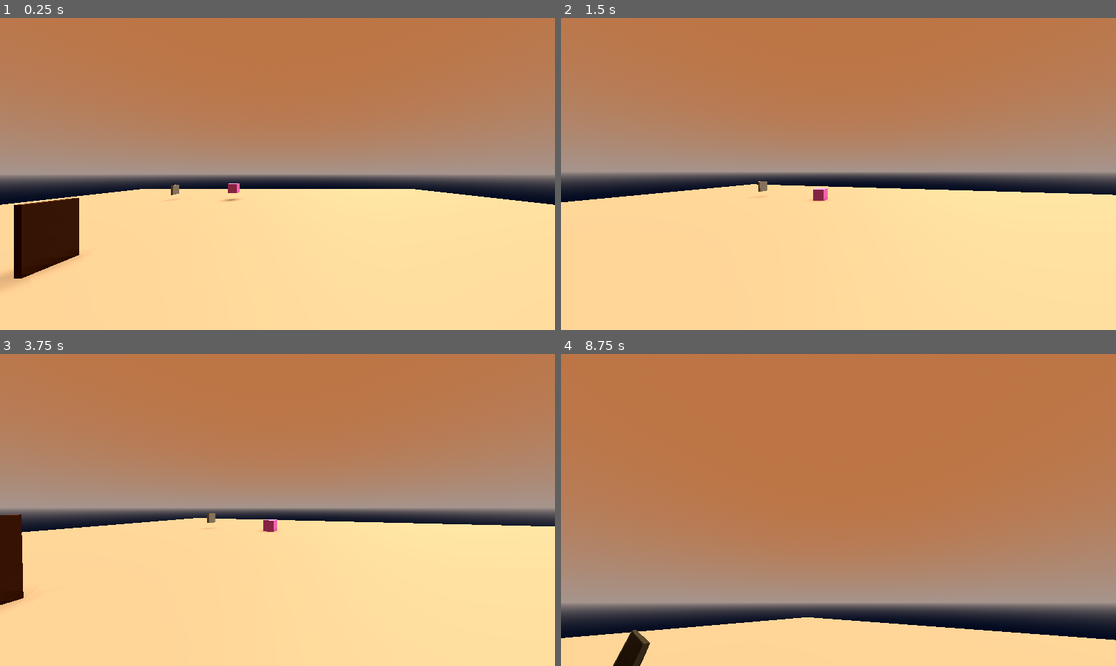
Above: before the commit, frames 1-4 (two rows, left to right).
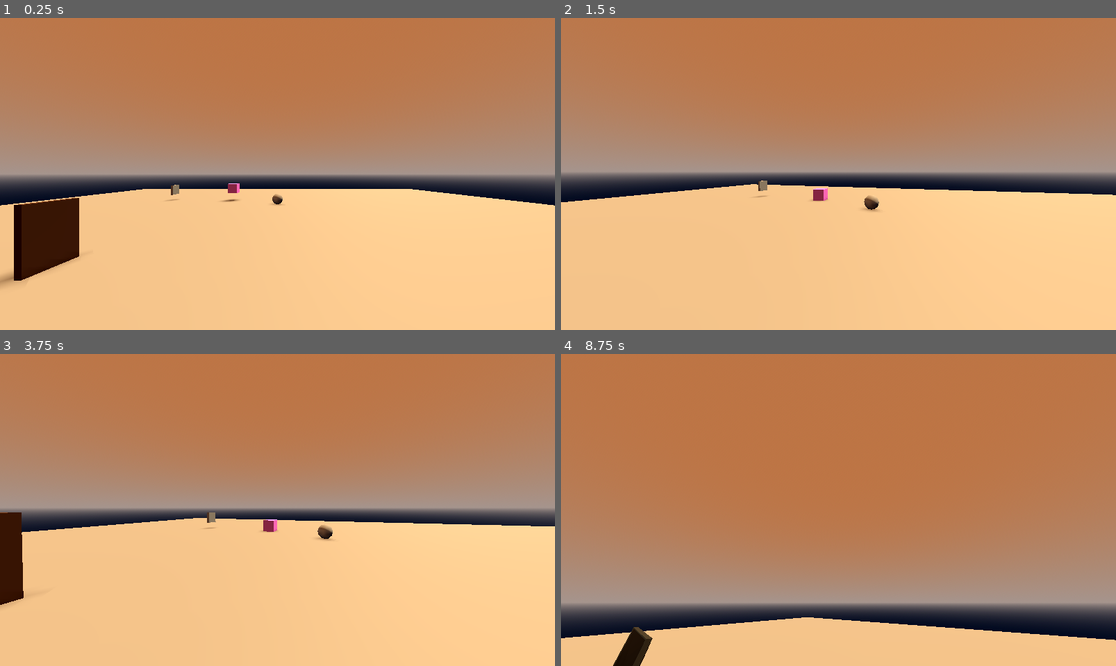
Above: after the commit, the same moments.

Repository: Slippery-Marker/TMTV_SJ2025
Game: Godot game, scene res://Scenes/Levels/test.tscn
Same seed, same stepped clock (60 frames per second), same inputs: the game is played once before the commit and once after it. The project has no main scene, so this scene is started directly. Sound files missing from this copy of the repository are replaced by a short silence.
Inputs (mouse positions are in pixels of both pictures, inside the frame that each line leads up to):
- Up to frame 1 (0.25 s): no input
- Up to frame 2 (1.5 s): move the mouse to (866, 174) at 0.52 s; hold W (mforward) from 0.53 s (still down); tap F (int1) at 0.6 s; tap Space (jump) at 0.77 s; move the mouse to (810, 174) at 1.27 s; tap Tab (act4) at 1.35 s
- Up to frame 3 (3.75 s): tap Space (jump) at 1.52, 2.75, 3.02 s; tap F (int1) at 1.55, 2.1, 2.85 s; tap Enter at 2, 3.5 s; move the mouse to (333, 441) at 2.02 s; release W (mforward) at 2.03 s; hold D (mrightward) 2.03-2.78 s; move the mouse to (249, 572) at 2.77 s; hold W (mforward) 2.78-3.53 s; move the mouse to (444, 556) at 3.52 s; hold A (mleftward) from 3.53 s (still down); hold Tab (act4) from 3.53 s (still down)
- Up to frame 4 (8.75 s): tap Space (jump) at 3.77, 4.52, 6.02, 6.5, 6.77, 7.52, 8 s; tap F (int1) at 3.8, 4.35, 5.1, 6.05, 6.6, 7.35, 8.3 s; move the mouse to (794, 506) at 4.27 s; release A (mleftward) at 4.28 s; release Tab (act4) at 4.28 s; hold W (mforward) 4.28-5.78 s; move the mouse to (844, 510) at 5.02 s; move the mouse to (816, 503) at 5.77 s; hold D (mrightward) 5.78-6.53 s; tap Tab (act4) at 5.85 s; move the mouse to (960, 494) at 6.52 s; hold W (mforward) 6.53-7.28 s; tap Enter at 7.25 s; move the mouse to (727, 525) at 7.27 s; hold D (mrightward) 7.28-8.03 s; move the mouse to (894, 441) at 8.02 s; hold S (mbackward) from 8.03 s (still down); hold Tab (act4) from 8.03 s (still down)

The runs differ from the first frame. In frame 1, 0.3% of the frame differs, in the area x 0-100%, y 54-86%; in frame 2, 0.2%; in frame 3, 0.2%; in frame 4, 0.1%.

Commit message:
videoplayer/audioplayer for tv and audio player for other things setup
now i can just bring over any video/audio that i want and put them on  instanced objects, hell yeah.

Diff:
--- a/Scenes/Levels/test.tscn
+++ b/Scenes/Levels/test.tscn
@@ -26,19 +26,22 @@
 
 [sub_resource type="BoxShape3D" id="BoxShape3D_jk60j"]
 
+[sub_resource type="SphereShape3D" id="SphereShape3D_jk60j"]
+
 [node name="test" type="Node3D"]
 
 [node name="WorldEnvironment" type="WorldEnvironment" parent="."]
 environment = SubResource("Environment_q1p36")
 
 [node name="DirectionalLight3D" type="DirectionalLight3D" parent="."]
-transform = Transform3D(-0.8660254, -0.43301278, 0.25, 0, 0.49999997, 0.86602545, -0.50000006, 0.75, -0.43301266, 0, 0, 0)
+transform = Transform3D(-0.86005086, -0.3713955, 0.3498255, 0.10155023, 0.54732573, 0.8307359, -0.50000006, 0.75, -0.43301266, 0, 0, 0)
 light_color = Color(1, 0.9490196, 0.7294118, 1)
-light_energy = 1.25
 shadow_enabled = true
+shadow_blur = 0.0
 directional_shadow_max_distance = 412.0
 
 [node name="CSGBox3D" type="CSGBox3D" parent="."]
+transform = Transform3D(1, 0, 0, 0, 1, 0, 0, 0, 1, 0, -0.05234003, 0)
 use_collision = true
 size = Vector3(50, 0.1, 50)
 
@@ -64,6 +67,7 @@
 
 [node name="RigidBody3D" type="RigidBody3D" parent="."]
 transform = Transform3D(0.9999999, 0, 0, 0, 0.9999944, 0.003316119, 0, -0.003316119, 0.9999944, -4.776402, 1.5664766, -12.841734)
+mass = 0.01
 
 [node name="TestObject" type="CSGBox3D" parent="RigidBody3D"]
 transform = Transform3D(1, 0, 0, 0, 1.0000001, 2.3283064e-10, 0, -2.3283064e-10, 1.0000001, 4.7683716e-07, 0, 0)
@@ -91,4 +95,12 @@
 behavior = 5
 
 [node name="tv2" parent="." instance=ExtResource("4_oteci")]
-transform = Transform3D(1, 0, 0, 0, 1, 0, 0, 0, 1, -6.7637153, 0.29529965, 9.404962)
+transform = Transform3D(1, 0, 0, 0, 1, 0, 0, 0, 1, -6.7637153, 0.29529965, 9.400531)
+
+[node name="RigidBody3D2" type="RigidBody3D" parent="."]
+transform = Transform3D(1, 0, 0, 0, 1, 0, 0, 0, 1, 0, 0.029303074, -10.465495)
+
+[node name="CSGSphere3D" type="CSGSphere3D" parent="RigidBody3D2"]
+
+[node name="CollisionShape3D" type="CollisionShape3D" parent="RigidBody3D2"]
+shape = SubResource("SphereShape3D_jk60j")
--- a/programs/object_brain.gd
+++ b/programs/object_brain.gd
@@ -2,6 +2,11 @@
 extends Node3D
 enum behaviour{tape=0,tv=1,key=2,lock=3,none=4,unlocked_door=5}
 enum animation{door=0,item=1,toggle=2,rest=3,none=4}
+static var _shared_tape_video_pool:Array[VideoStream]
+static var _shared_tape_audio_pool:Array[AudioStream]
+@export var video_streams_tape: Array[VideoStream]
+@export var audio_streams_tape: Array[AudioStream]
+@export var normal_audio:Array[AudioStream]
 @export var behavior:behaviour=behaviour.tape
 @export var _animator:animation=animation.none
 @export var _if_it_has_a_lock: Node3D
@@ -10,24 +15,64 @@
 @export var bob_speed:float=0.5
 @export var rng_range_min: int = 0 # New: Min value for random number
 @export var rng_range_max: int = 100 # New: Max value for random number
+var _tape_rng_poolsize:int
+var _tape_rng:int
+var _video_player:VideoStreamPlayer
+var _audio_player:AudioStreamPlayer3D
+var _door_audio_player:AudioStreamPlayer3D
 var _rng:int
 var _initial_y:float=0
 var _static_initial_y:float=0
 static var _inv:inventory_manager=inventory_manager.new()
-func _generate_random_num(min_val: int, max_val: int) -> int:
-	return randi() % (max_val - min_val + 1) + min_val
 func _ready() -> void:
 	_initial_y = global_transform.origin.y
 	_static_initial_y = rotation.y # Initialize target to current X rotation
-	if behavior==5:
-		if _if_it_has_a_lock && is_instance_valid(_if_it_has_a_lock):
-			_if_it_has_a_lock.queue_free()
+
 	randomize()
-	_rng=_generate_random_num(rng_range_min,rng_range_max)
+	match behavior:
+		0:
+			pass
+		1:
+			_shared_tape_video_pool.assign(video_streams_tape)
+			_shared_tape_audio_pool.assign(audio_streams_tape)
+			_tape_rng_poolsize=_shared_tape_video_pool.size()
+			_set_rng_tv()
+			_set_rng_tape()
+			if %TvStreamer && %TvAudioStreamer:
+				%holder.hide()
+				_video_player=%TvStreamer
+				_audio_player=%TvAudioStreamer
+				_video_player.finished.connect(_on_video_finished)
+				print("Array Size? ",_tape_rng_poolsize," running in ready")
+		3:
+			if %DoorAudioStreamer:
+				_door_audio_player=%DoorAudioStreamer
+		5:
+			if %DoorAudioStreamer:
+				_door_audio_player=%DoorAudioStreamer
+			if _if_it_has_a_lock && is_instance_valid(_if_it_has_a_lock):
+				_if_it_has_a_lock.queue_free()
+func _on_video_finished():
+	_video_player.stop()
+	_audio_player.stop()
+	_video_player.stream=null
+	_audio_player.stream=null
+	%holder.queue_free()
 func  _set_behavior(BEH:int):
 	behavior=BEH
-func _set_rng():
+func _generate_random_num(min_val: int, max_val: int) -> int:
+	return randi() % (max_val - min_val + 1) + min_val
+func _gen_rand_num_tape(min_val:int,max_val:int)->int:
+	return randi()%(max_val-min_val+1)+min_val
+func _set_rng_tape():
+	_tape_rng_poolsize=_shared_tape_video_pool.size()
+	if _tape_rng_poolsize<1:
+		_tape_rng=_gen_rand_num_tape(0,_tape_rng_poolsize)
+	else:
+		_tape_rng=0
+func _set_rng_tv():
 	_rng=_generate_random_num(rng_range_min,rng_range_max)
+
 #NOTE: the problem with this ready function is it makes a new one for all of the functions instantiated from the called class, so yeah inventory no worky if put in _ready().
 func _process(delta: float) -> void:
 	match _animator:
@@ -50,7 +95,7 @@
 			_animator=4
 		4:
 			pass
-func interact() -> void:
+func interact():
 	match behavior:
 		0:
 			print("Running TAPE interaction logic.")
@@ -65,13 +110,30 @@
 				if _rng==23 || _rng== 10 || _rng==81:
 					print("WOULD YOU LOOK AT THAT! THE WORLD IS not revolving its the TV!!!",_rng)
 					_animator=1
-
+					_audio_player.stream=normal_audio[0]
+					_audio_player.play()
 					randomize()
-					_set_rng()
+					_set_rng_tv()
+					await _audio_player.finished
+					queue_free()
 				else:
 					print("Eh... ",_rng," is not a part of the the secret numbers gang")
+					%holder.show()
+					_video_player.stream=_shared_tape_video_pool[_tape_rng]
+					_audio_player.stream=_shared_tape_audio_pool[_tape_rng]
+					print("Playing: ",_tape_rng)
+					_video_player.play()
+					_audio_player.play()
+					#_tape_rng_poolsize=_shared_tape_video_pool.size()
+					if _tape_rng_poolsize>1:
+						_shared_tape_video_pool.remove_at(_tape_rng)
+						_shared_tape_audio_pool.remove_at(_tape_rng)
+					else:
+						printerr("LAST MEDIA!!")
 					randomize()
-					_set_rng()
+					_set_rng_tv()
+					_set_rng_tape()
+					print("Array Size? ",_tape_rng_poolsize," after delete")
 				_set_behavior(4)
 			else:
 				printerr("INSUFFICIENT TAPES!")
@@ -87,6 +149,9 @@
 				_inv.use_key()
 				print("(keys remaining: ",_inv.get_key(),")")
 				if _if_it_has_a_lock && is_instance_valid(_if_it_has_a_lock):
+					_door_audio_player.stream=normal_audio[1]
+					_door_audio_player.play()
+					await _door_audio_player.finished
 					_if_it_has_a_lock.queue_free()
 				_set_behavior(5)
 			else:
@@ -95,9 +160,13 @@
 			pass
 		5:
 			print("Running DOORUNLOCKED interaction logic.")
+			_door_audio_player.stream=normal_audio[0]
+			_door_audio_player.play()
+			await _door_audio_player.finished
 			_animator=0
 func get_behavior():
 	return behavior
 #NOTE: this might be one of the most modular things in the project, you put this on any object it will work but yeah it …(206 unchanged characters)…
 #NOTE: this particular script was actually fun to make. realizing how to handle the logic in a way that works and throw …(369 unchanged characters)…
+#NOTE: the video player setup took me long enough, but the person who came in clutch was Rembot Games with their youtube tutorial: Videos on TV Screens in 3D Space (with 3D Audio) | Godot 4.5 Tutorial
 #NOTE: planning the structure happened while i was in university taking my "Software Engineering" class, took my mini notebook out and started drawing the flow in a flowchart manner.
--- a/programs/player_movement.gd
+++ b/programs/player_movement.gd
@@ -25,4 +25,21 @@
 		_player.velocity.x = move_toward(_player.velocity.x, 0, SPEED)
 		_player.velocity.z = move_toward(_player.velocity.z, 0, SPEED)
 	_player.move_and_slide()
+	# Assume 'velocity' is the Vector3 property on your CharacterBody3D script
+# that is passed to move_and_slide().
+#NOTE: fucked up physics push system that gemini wrote like why does it work this BAD
+	for i in _player.get_slide_collision_count():
+		const PUSH_FACTOR = 200
+		var collision = _player.get_slide_collision(i)
+	# Check if the collided object is a RigidBody3D
+		if collision.get_collider() is RigidBody3D:
+			var body: RigidBody3D = collision.get_collider()
+			var horizontal_player_vel = Vector3(_player.velocity.x, 0, _player.velocity.z)
+			if horizontal_player_vel.length_squared()>0.001:
+				var normal = collision.get_normal()
+				var speed_into_box = horizontal_player_vel.dot(normal)
+				if speed_into_box < 0:
+					var push_direction = -normal.normalized()
+					var push_magnitude = (-speed_into_box) * body.mass * PUSH_FACTOR
+					body.apply_force(push_direction * push_magnitude)
 #NOTE: the code is built for pc only using the template provided by godot and tweeked here and there with the help of google gemini (tweak only (base code is human written)) for modular programming (OOP)
--- a/project.godot
+++ b/project.godot
@@ -88,7 +88,4 @@
 
 [rendering]
 
-renderer/rendering_method="mobile"
-lights_and_shadows/directional_shadow/soft_shadow_filter_quality=5
-lights_and_shadows/positional_shadow/soft_shadow_filter_quality=5
 anti_aliasing/quality/msaa_3d=3
--- a/scenes/PB/door.tscn
+++ b/scenes/PB/door.tscn
@@ -1,11 +1,14 @@
-[gd_scene load_steps=4 format=3 uid="uid://dl01ob8wsfj60"]
+[gd_scene load_steps=6 format=3 uid="uid://dl01ob8wsfj60"]
 
 [ext_resource type="PackedScene" uid="uid://bctrtj3mlaghc" path="res://assets/3D/Models/door.glb" id="1_pfsu5"]
 [ext_resource type="Script" uid="uid://i3y07yc7nimg" path="res://programs/object_brain.gd" id="2_dxn36"]
 [ext_resource type="PackedScene" uid="uid://bhuxg43ntq2qv" path="res://scenes/PB/lock.tscn" id="3_nwegv"]
+[ext_resource type="AudioStream" uid="uid://cw2bag4dc8gab" path="res://assets/Sounds/table.ogg" id="4_pp0si"]
+[ext_resource type="AudioStream" uid="uid://ddb67fi4jv1ua" path="res://assets/Sounds/KOMAK.mp3" id="11_jyclv"]
 
 [node name="door" node_paths=PackedStringArray("_if_it_has_a_lock") instance=ExtResource("1_pfsu5")]
 script = ExtResource("2_dxn36")
+normal_audio = Array[AudioStream]([ExtResource("11_jyclv"), ExtResource("4_pp0si")])
 behavior = 3
 _if_it_has_a_lock = NodePath("lock")
 
@@ -17,3 +20,10 @@
 rotation_speed = 0.0
 bob_height = 0.05
 bob_speed = 2.0
+
+[node name="DoorAudioStreamer" type="AudioStreamPlayer3D" parent="." index="3"]
+unique_name_in_owner = true
+transform = Transform3D(1, 0, 0, 0, 1, 0, 0, 0, 1, 0.514374, 1.107202, 0)
+volume_db = -3.0
+autoplay = true
+max_distance = 3.0
--- a/scenes/PB/tv.tscn
+++ b/scenes/PB/tv.tscn
@@ -1,11 +1,71 @@
-[gd_scene load_steps=3 format=3 uid="uid://dsl43yp2l26ui"]
+[gd_scene load_steps=13 format=3 uid="uid://dsl43yp2l26ui"]
 
 [ext_resource type="PackedScene" uid="uid://dh13cl0g7glm1" path="res://assets/3D/Models/tv.glb" id="1_4o2nj"]
 [ext_resource type="Script" uid="uid://i3y07yc7nimg" path="res://programs/object_brain.gd" id="2_41xin"]
+[ext_resource type="VideoStream" uid="uid://bh74718krm7un" path="res://assets/Videos/pinkiepies.ogv" id="3_wsbyd"]
+[ext_resource type="VideoStream" uid="uid://djh3tf7plaut8" path="res://assets/Videos/sponge.ogv" id="4_dmm2f"]
+[ext_resource type="AudioStream" uid="uid://b1ffxhxqmy0lj" path="res://assets/Videos/pinkiepies.ogg" id="4_fe3dp"]
+[ext_resource type="AudioStream" uid="uid://dy66ml1ihfqoh" path="res://assets/Sounds/getout.mp3" id="5_2t2yq"]
+[ext_resource type="VideoStream" uid="uid://cmgaxjh3uvq6l" path="res://assets/Videos/warzn2fne.ogv" id="5_jgidw"]
+[ext_resource type="AudioStream" uid="uid://bhupy23bu181m" path="res://assets/Videos/sponge.ogg" id="7_0a738"]
+[ext_resource type="AudioStream" uid="uid://cu785xhwst6vw" path="res://assets/Videos/warzn2fne.ogg" id="8_0rkvf"]
+
+[sub_resource type="ViewportTexture" id="ViewportTexture_wsbyd"]
+viewport_path = NodePath("holder/SubViewport")
+
+[sub_resource type="StandardMaterial3D" id="StandardMaterial3D_fe3dp"]
+resource_local_to_scene = true
+albedo_texture = SubResource("ViewportTexture_wsbyd")
+emission_enabled = true
+emission_texture = SubResource("ViewportTexture_wsbyd")
+
+[sub_resource type="QuadMesh" id="QuadMesh_wsbyd"]
+size = Vector2(1.9, 1.08)
 
 [node name="tv" instance=ExtResource("1_4o2nj")]
 script = ExtResource("2_41xin")
+video_streams_tape = Array[VideoStream]([ExtResource("3_wsbyd"), ExtResource("4_dmm2f"), ExtResource("5_jgidw")])
+audio_streams_tape = Array[AudioStream]([ExtResource("4_fe3dp"), ExtResource("7_0a738"), ExtResource("8_0rkvf")])
+normal_audio = Array[AudioStream]([ExtResource("5_2t2yq")])
 behavior = 1
+rotation_speed = 10.0
 
 [node name="collision" parent="TV" index="0"]
 collision_layer = 3
+
+[node name="holder" type="MeshInstance3D" parent="." index="1"]
+unique_name_in_owner = true
+transform = Transform3D(-4.502273e-08, 0, 1, 0, 0.9, 0, -1.03, 0, -4.371139e-08, 0.032, 0.6, 0)
+material_override = SubResource("StandardMaterial3D_fe3dp")
+mesh = SubResource("QuadMesh_wsbyd")
+
+[node name="SubViewport" type="SubViewport" parent="holder" index="0"]
+size = Vector2i(1280, 720)
+
+[node name="Control" type="Control" parent="holder/SubViewport" index="0"]
+layout_mode = 3
+anchors_preset = 15
+anchor_right = 1.0
+anchor_bottom = 1.0
+grow_horizontal = 2
+grow_vertical = 2
+size_flags_horizontal = 4
+size_flags_vertical = 4
+metadata/_edit_use_anchors_ = true
+
+[node name="TvStreamer" type="VideoStreamPlayer" parent="holder/SubViewport/Control" index="0"]
+unique_name_in_owner = true
+layout_mode = 1
+anchors_preset = 15
+anchor_right = 1.0
+anchor_bottom = 1.0
+grow_horizontal = 2
+grow_vertical = 2
+volume_db = -80.0
+autoplay = true
+metadata/_edit_use_anchors_ = true
+
+[node name="TvAudioStreamer" type="AudioStreamPlayer3D" parent="holder" index="1"]
+unique_name_in_owner = true
+autoplay = true
+max_distance = 8.0
Not shown: 1 places in Scenes/Levels/test.tscn that only renumber resources
Not shown, added: export_presets.cfg
Not shown, changed: .gitignore
